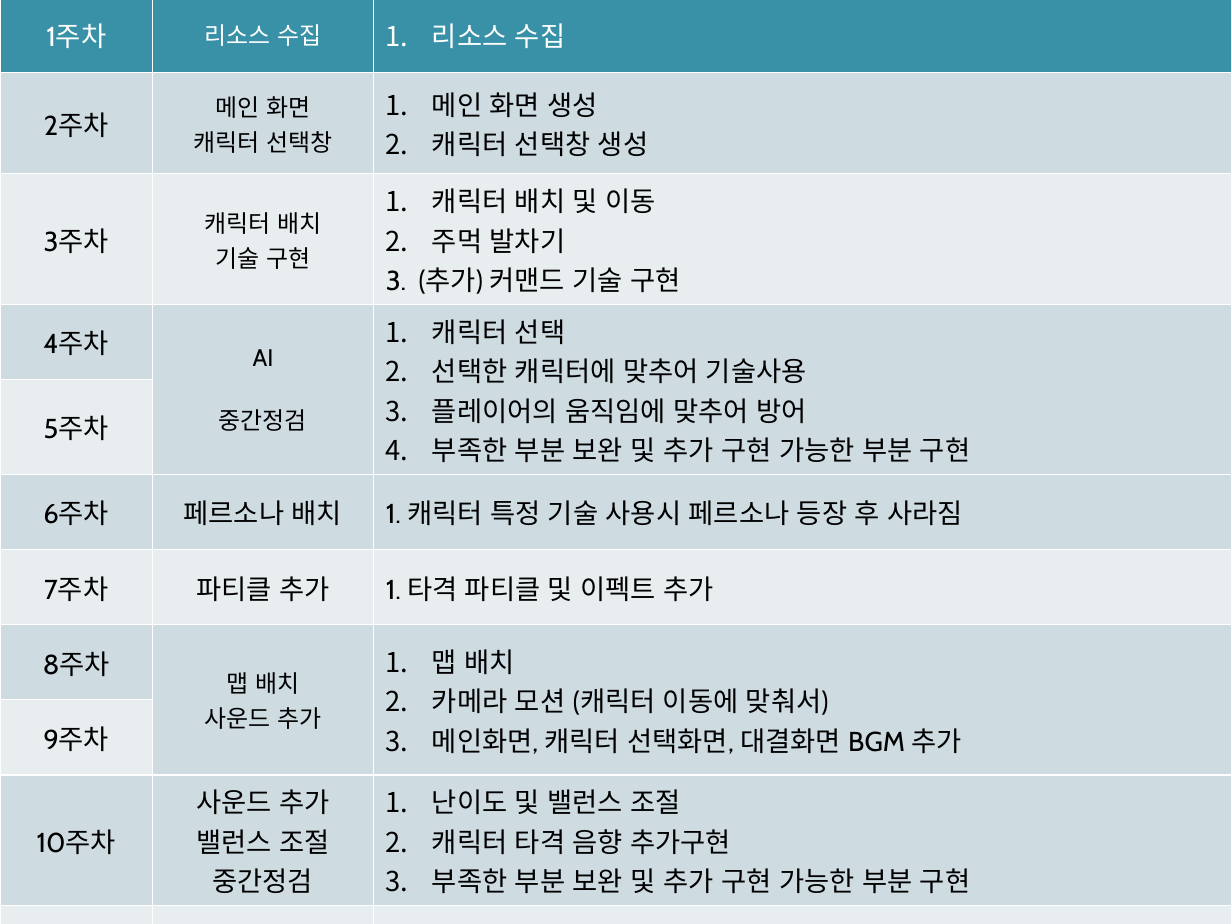
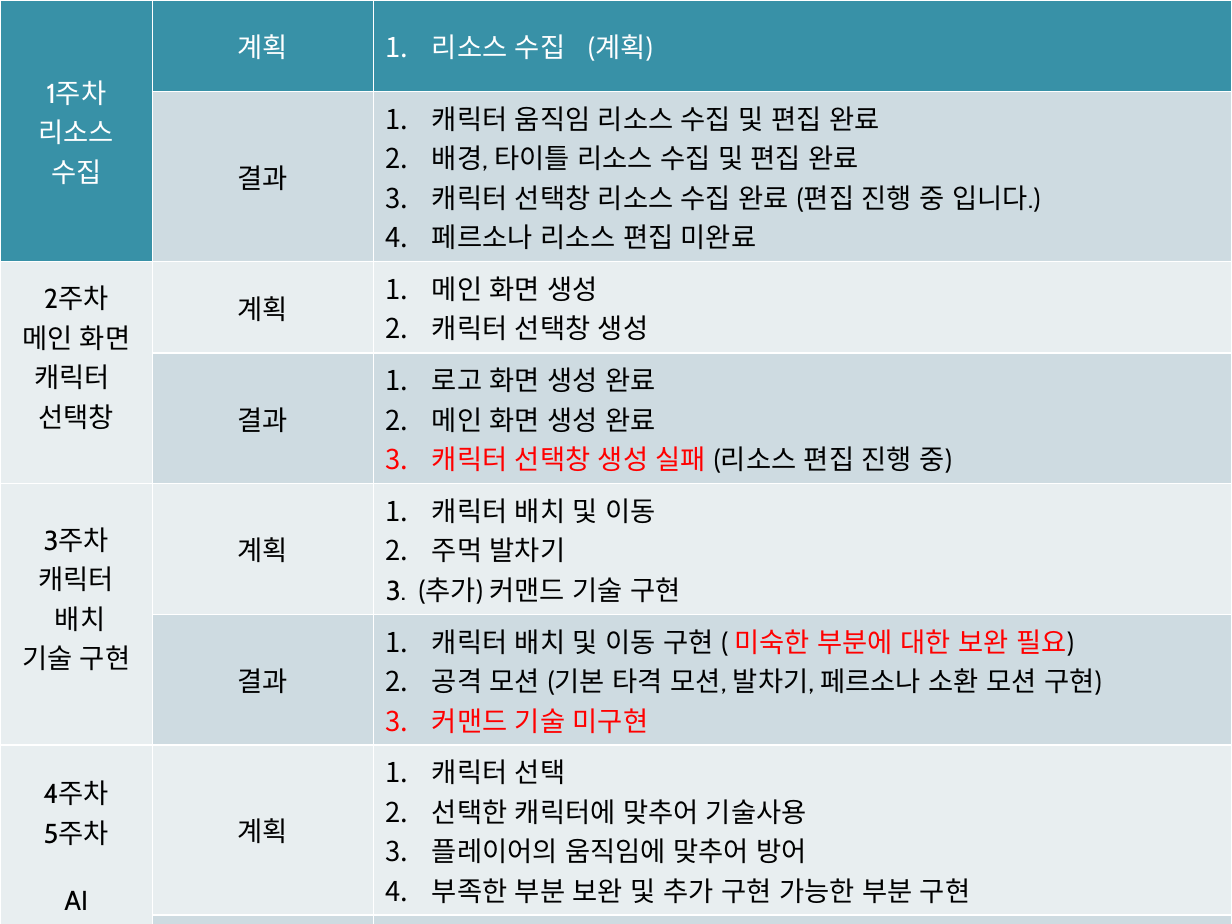
Before and after one commit to YongsunLee/2DGameProg_Python_KPU, a slide deck: slide 4 of ppt/Battle Arena Design_2차발표.pptx. Drawn at 1232x924 pixels with LibreOffice and Linux fonts; fonts in the diff are those of the drawing; background and template pictures are left out. Boxes give left, top, right and bottom in pixels: in the first picture for what was removed or moved away, otherwise in the second. Text is boxed around its words. In the diff, an @@ line names an element or a change of style, - is before the commit and + after.

Commit message:
update

```diff
--- a/ppt/Battle Arena Design_2차발표.pptx
+++ b/ppt/Battle Arena Design_2차발표.pptx
@@ table at bbox=[0, 0, 1232, 919] @@
-row 1: 1주차 | 리소스 수집 | 리소스 수집
-row 2: 2주차 | 메인 화면 / 캐릭터 선택창 | 메인 화면 생성 / 캐릭터 선택창 생성
-row 3: 3주차 | 캐릭터 배치 / 기술 구현 | 캐릭터 배치 및 이동 / 주먹 발차기 / 3. (추가) 커맨드 기술 구현
-row 4: 4주차 | AI / 중간정검 | 캐릭터 선택 / 선택한 캐릭터에 맞추어 기술사용 / 플레이어의 움직임에 맞추어 방어 / 부족한 부분 보완 및 추가 구현 가능한 부분 구현
-row 5: 5주차 |  | 
-row 6: 6주차 | 페르소나 배치 | 1. 캐릭터 특정 기술 사용시 페르소나 등장 후 사라짐
-row 7: 7주차 | 파티클 추가 | 1. 타격 파티클 및 이펙트 추가
-row 8: 8주차 | 맵 배치 / 사운드 추가 | 맵 배치 / 카메라 모션 (캐릭터 이동에 맞춰서) / 메인화면, 캐릭터 선택화면, 대결화면 BGM 추가
-row 9: 9주차 |  | 
-row 10: 10주차 | 사운드 추가 / 밸런스 조절 / 중간정검 | 난이도 및 밸런스 조절 / 캐릭터 타격 음향 추가구현 / 부족한 부분 보완 및 추가 구현 가능한 부분 구현
-row 11: 11주차 | 마무리 | 1. 최종 정검 및 릴리즈
+row 1: 1주차 / 리소스 / 수집 | 계획 | 리소스 수집 (계획)
+row 2:  | 결과 | 캐릭터 움직임 리소스 수집 및 편집 완료 / 배경, 타이틀 리소스 수집 및 편집 완료 / 캐릭터 선택창 리소스 수집 완료 (편집 진행 중 입니다.) / 페르소나 리소스 편집 미완료
+row 3: 2주차 / 메인 화면 / 캐릭터 / 선택창 | 계획 | 메인 화면 생성 / 캐릭터 선택창 생성
+row 4:  | 결과 | 로고 화면 생성 완료 / 메인 화면 생성 완료 / 캐릭터 선택창 생성 실패 (리소스 편집 진행 중)
+row 5: 3주차 / 캐릭터 / 배치 / 기술 구현 | 계획 | 캐릭터 배치 및 이동 / 주먹 발차기 / 3. (추가) 커맨드 기술 구현
+row 6:  | 결과 | 캐릭터 배치 및 이동 구현 ( 미숙한 부분에 대한 보완 필요) / 공격 모션 (기본 타격 모션, 발차기, 페르소나 소환 모션 구현) / 커맨드 기술 미구현
+row 7: 4주차 / 5주차 / AI / 중간정검 | 계획 | 캐릭터 선택 / 선택한 캐릭터에 맞추어 기술사용 / 플레이어의 움직임에 맞추어 방어 / 부족한 부분 보완 및 추가 구현 가능한 부분 구현
+row 8:  | 결과 | AI 미구현
```
Also in this commit, not shown: 2 other slides changed, 1 slide added, 1 slide removed.
